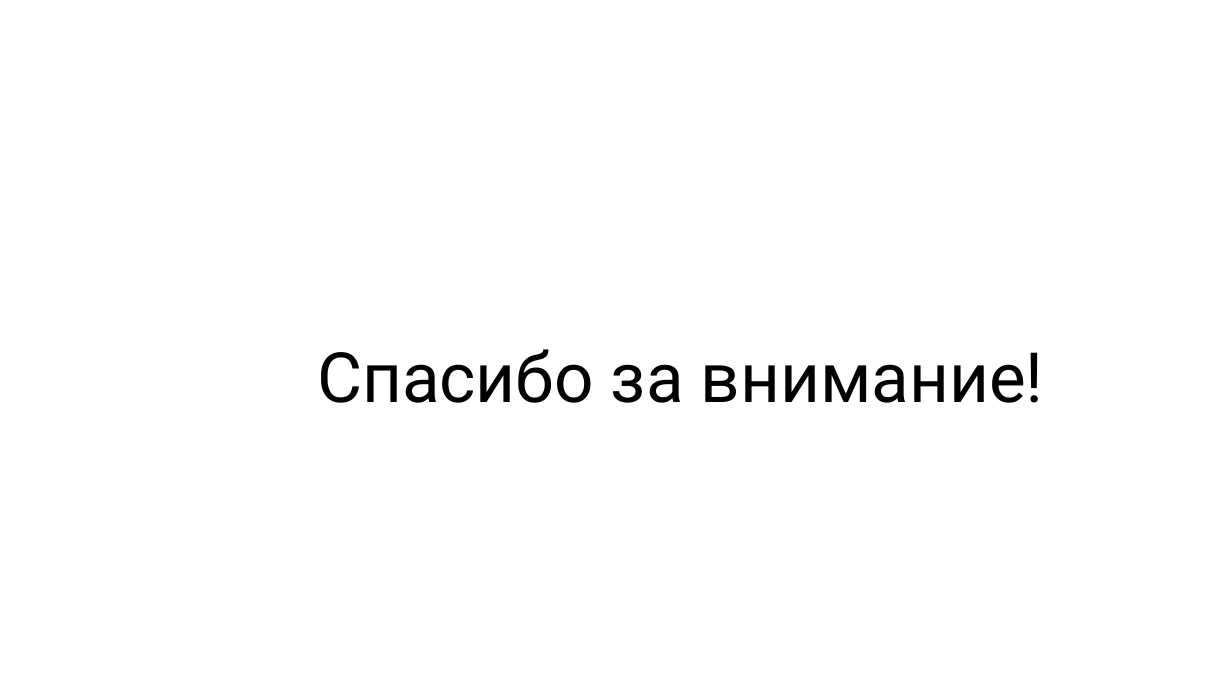
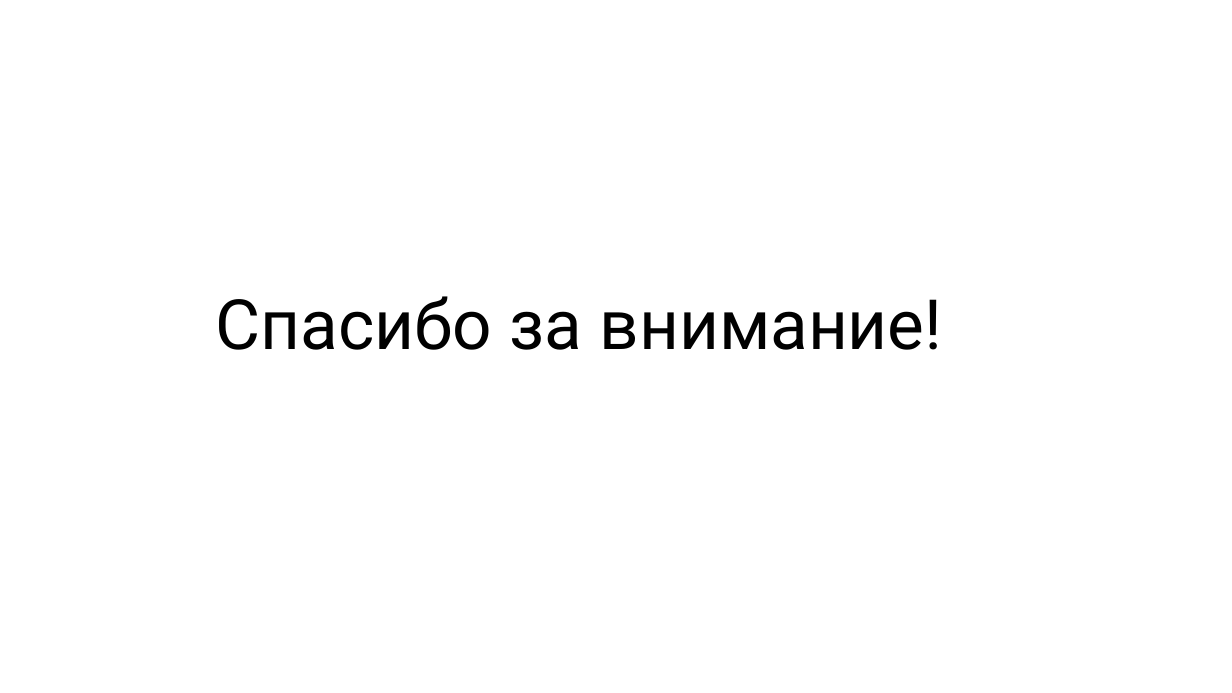
Before and after one commit to kattrin0/petDiarry_, a slide deck: slide 12 of documentation/презентация_PetDiary.pptx. Drawn at 1232x693 pixels with LibreOffice and Linux fonts; fonts in the diff are those of the drawing. Boxes give left, top, right and bottom in pixels: in the first picture for what was removed or moved away, otherwise in the second. Text is boxed around its words. In the diff, an @@ line names an element or a change of style, - is before the commit and + after.

```diff
--- a/documentation/презентация_PetDiary.pptx
+++ b/documentation/презентация_PetDiary.pptx
@@ text "Спасибо за внимание!": place and size @@
-text "Спасибо за внимание!" at [317, 349, 1044, 403]
+text "Спасибо за внимание!" at [216, 296, 943, 350]
```
Also in this commit, not shown: 5 other slides changed, 2 slides added, 2 slides removed.
